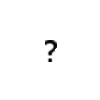
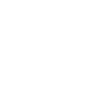
Layer changes from the first (100, 100) image to the second:
added layer "Pasted Layer" above "1" over [45, 40, 57, 61]
painted on "Background" over [45, 40, 57, 62]
